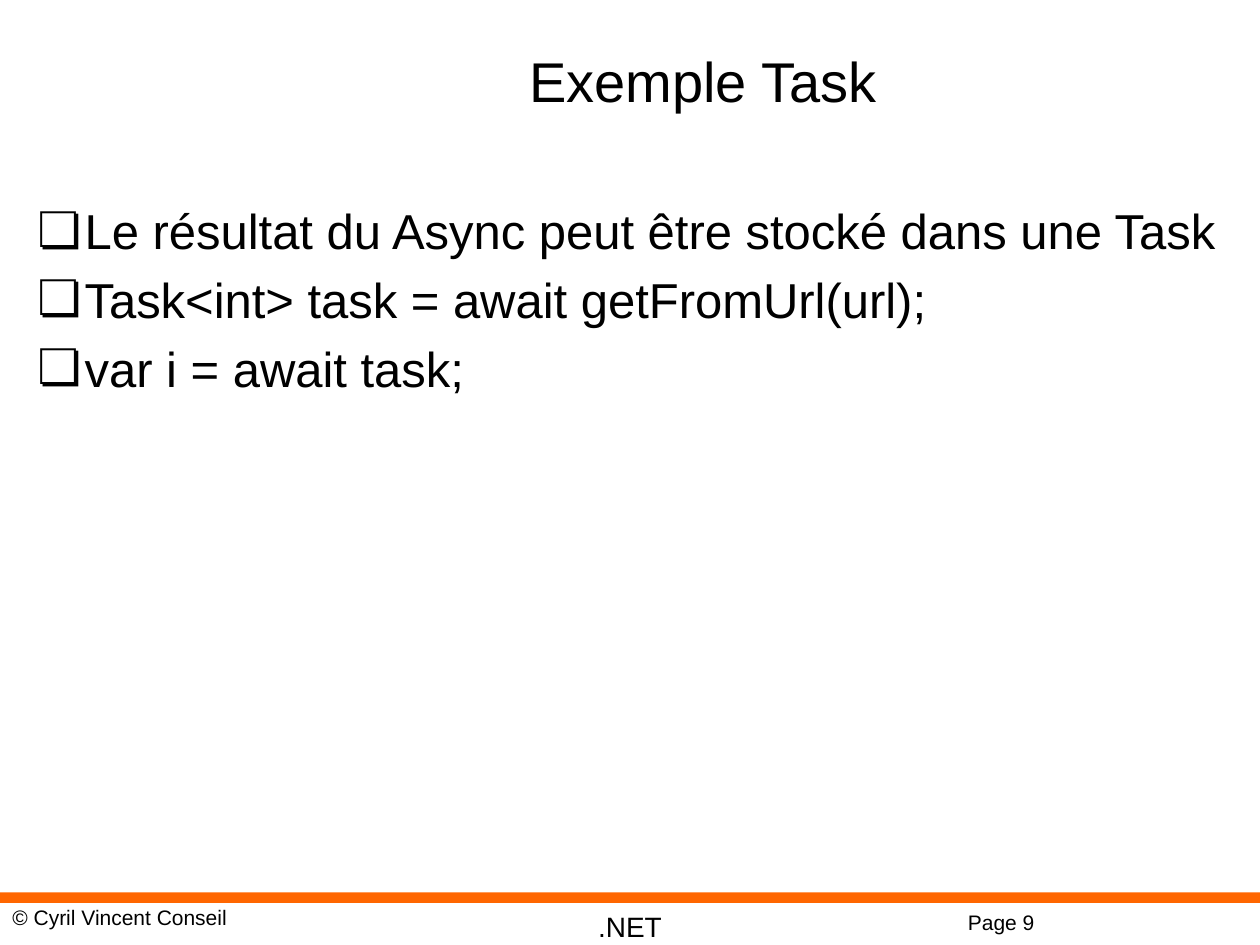
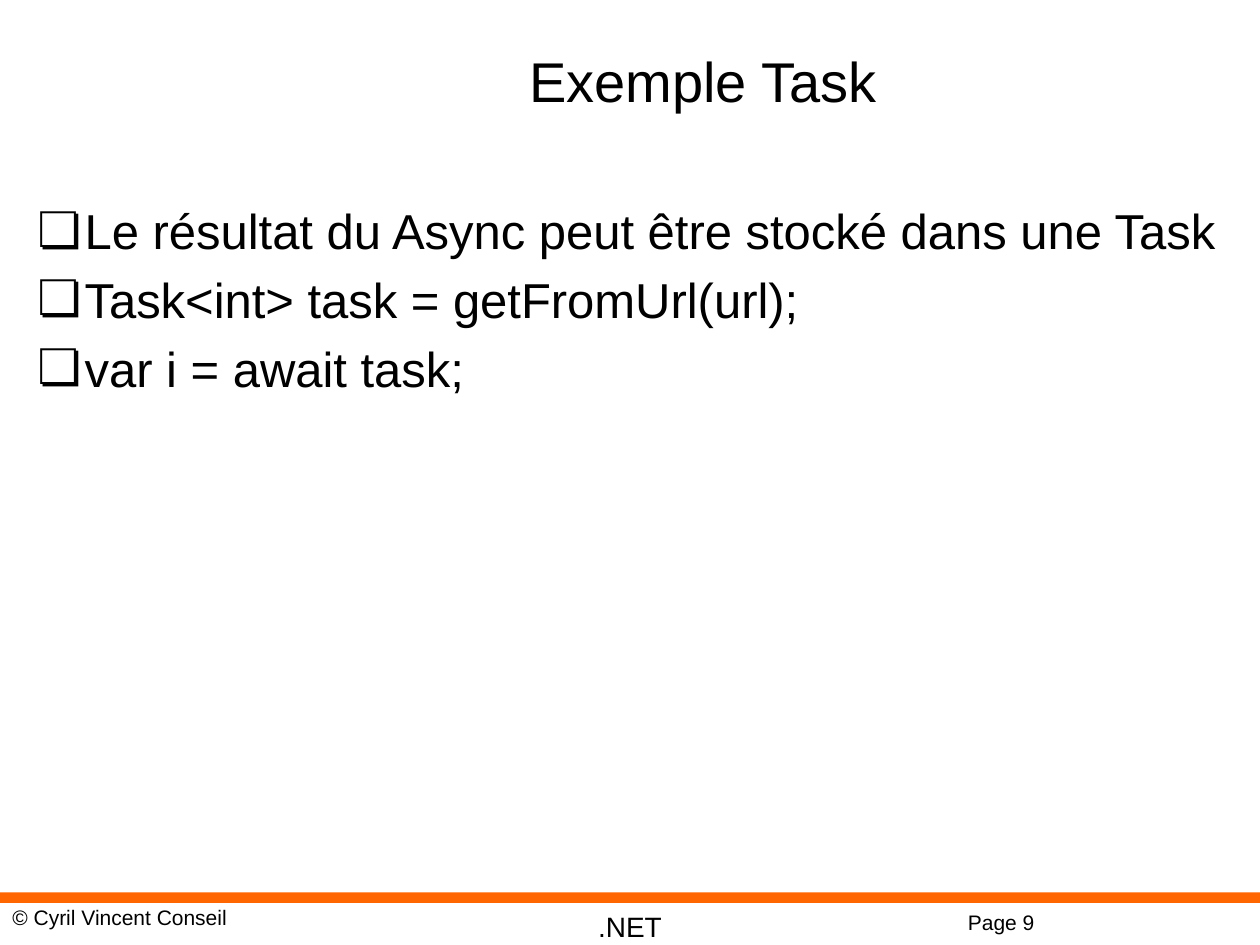
Before and after one commit to cyrilvincent/cs-advanced, a slide deck: slide 9 of ppt/dotNet17-Async.pptx. Drawn at 1260x945 pixels with LibreOffice and Linux fonts; fonts in the diff are those of the drawing; background and template pictures are left out. Boxes give left, top, right and bottom in pixels: in the first picture for what was removed or moved away, otherwise in the second. Text is boxed around its words. In the diff, an @@ line names an element or a change of style, - is before the commit and + after.

```diff
--- a/ppt/dotNet17-Async.pptx
+++ b/ppt/dotNet17-Async.pptx
@@ text at <box>85,282,798,328</box>: text changed @@
-❏ Task<int> task = await getFromUrl(url);
+❏ Task<int> task = getFromUrl(url);
```
Also in this commit, not shown: 5 other files.
